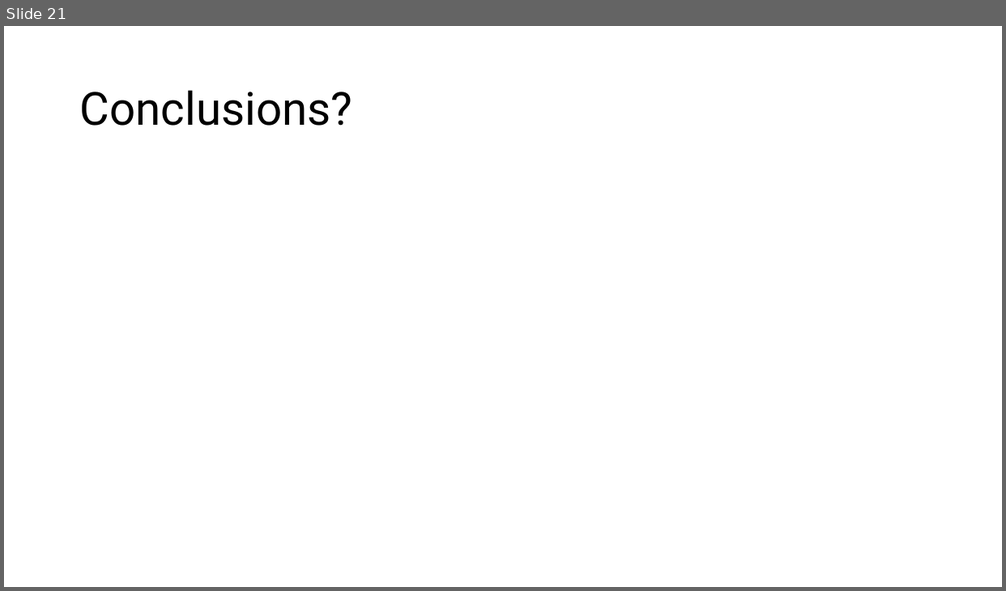
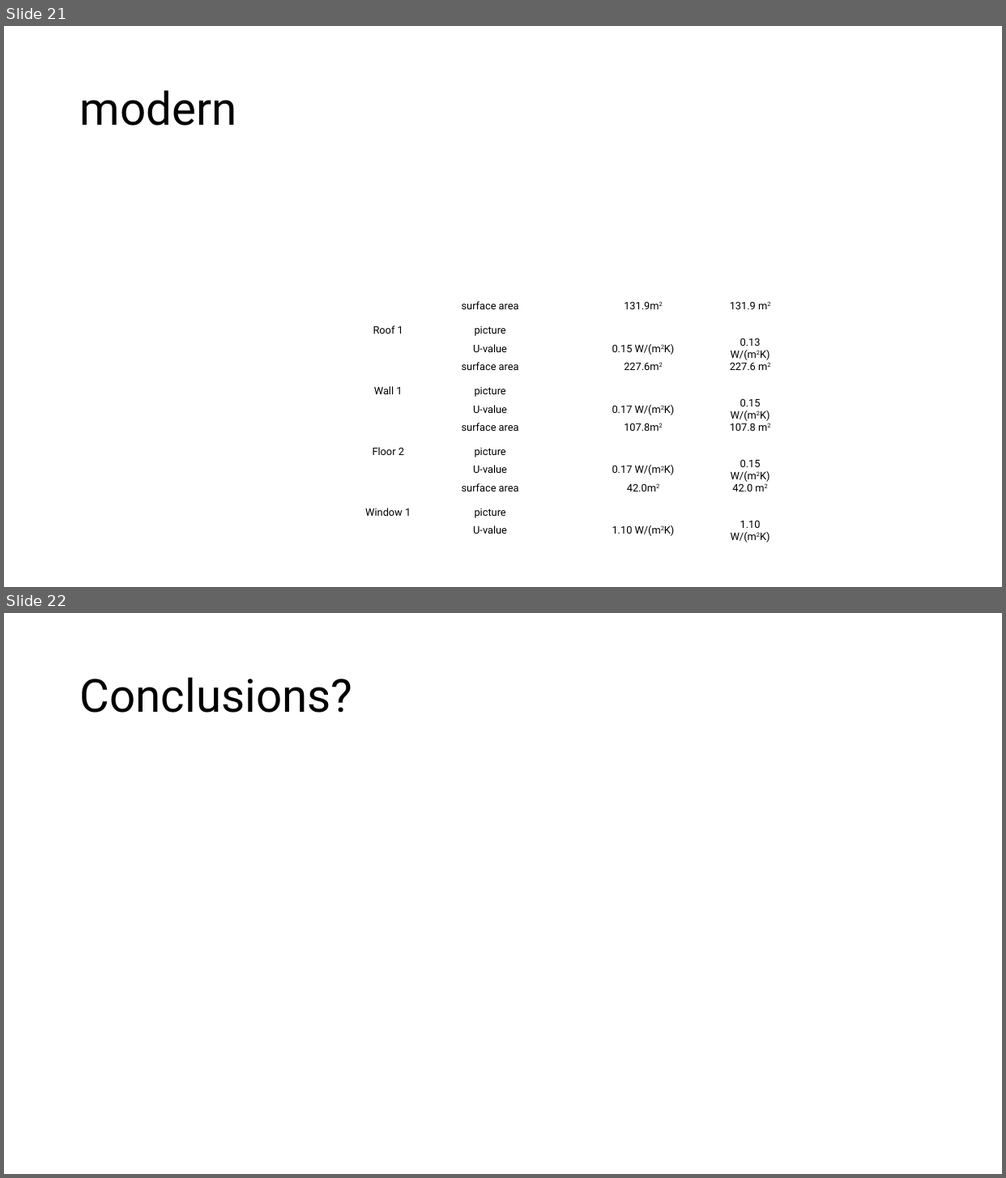
Before and after one commit to eyjomoin/Modeling-buildings-and-their-heating-systems, a slide deck: presentation/heat.pptx. Shown one above the other, each under a label of ours: slide 21 before the commit, slides 21 and 22 after it. The pictures are 1006x591 and 1006x1178 pixels, drawn with LibreOffice and Linux fonts; fonts in the diff are those of the drawing. Boxes give left, top, right and bottom in pixels: in the first picture for what was removed or moved away, otherwise in the second. Text is boxed around its words. In the diff, an @@ line names an element or a change of style, - is before the commit and + after.

Commit message:
window and building parameters

```diff
--- a/presentation/heat.pptx
+++ b/presentation/heat.pptx
@@ slide 21 added at (4, 26, 1002, 587), background #FFFFFF @@
@@ title added at (80, 90, 237, 126), 44 pt, text #000000 @@
+modern
@@ table added at (363, 301, 825, 546), 16 rows, 5 columns @@
+Roof 1 | surface area | 131.9m2 | 131.9 m2 | 
+ |  |  |  | 
+ | picture |  |  | 
+ | U-value | 0.15 W/(m2K) | 0.13 W/(m2K) | 
+Wall 1 | surface area | 227.6m2 | 227.6 m2 | 
+ |  |  |  | 
+ | picture |  |  | 
+ | U-value | 0.17 W/(m2K) | 0.15 W/(m2K) | 
+Floor 2 | surface area | 107.8m2 | 107.8 m2 | 
+ |  |  |  | 
+ | picture |  |  | 
+ | U-value | 0.17 W/(m2K) | 0.15 W/(m2K) | 
+Window 1 | surface area | 42.0m2 | 42.0 m2 | 
+ |  |  |  | 
+ | picture |  |  | 
+ | U-value | 1.10 W/(m2K) | 1.10 W/(m2K) | 
@@ what was slide 21 is now slide 22 @@
```
Also in this commit, not shown: 1 other slide added, 1 slide removed, 5 other files.
